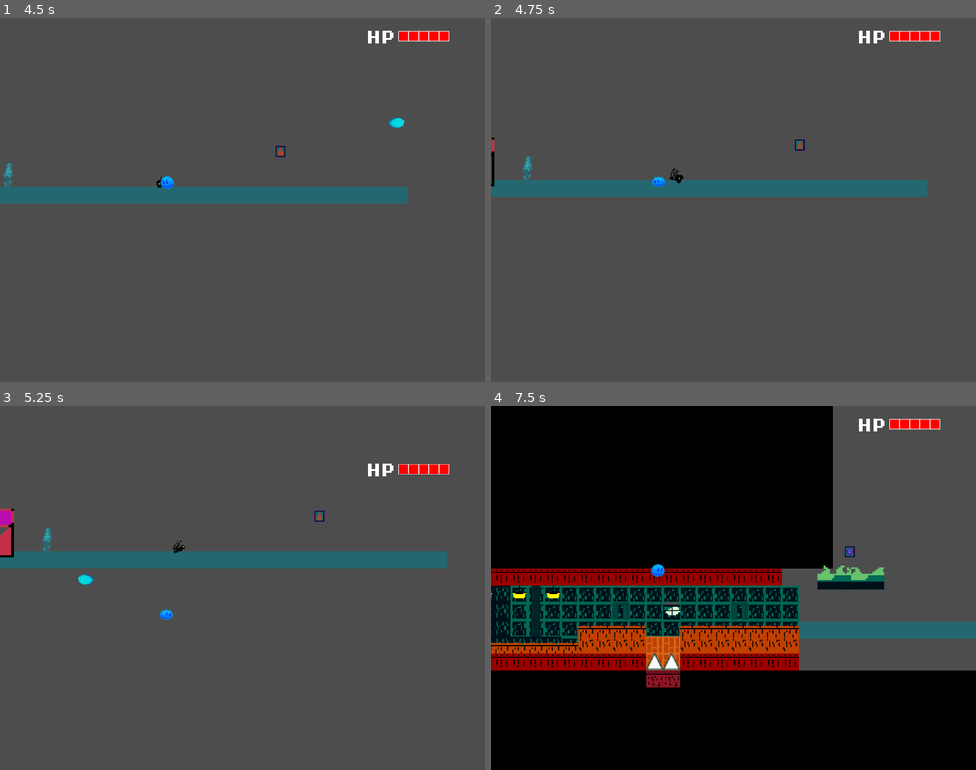
Above: before the commit, frames 1-4 (two rows, left to right).
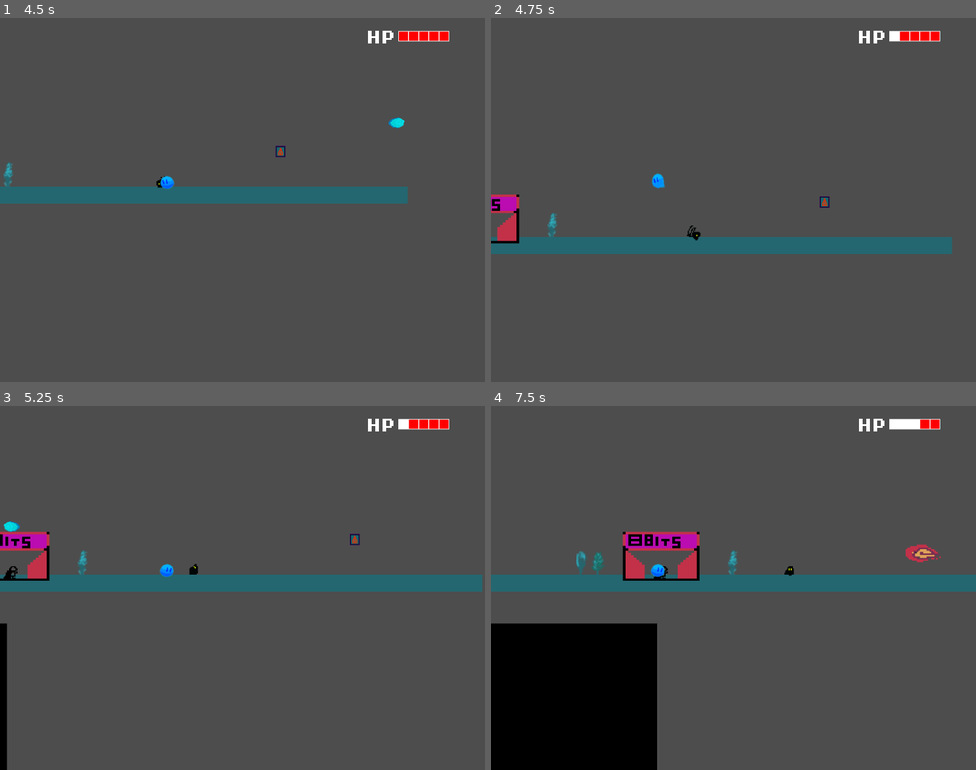
Above: after the commit, the same moments.

Repository: floriancaro/Jame-Gam-June-2024
Game: Godot game, scene res://scenes/main.tscn
Two runs of this game, one before a commit and one after it. Both use one fixed random seed, a clock stepped at 60 frames per second and the inputs below.
Inputs:
- Up to frame 1 (4.5 s): hold M (ability) 0.53-1.28 s; hold D (move_right) 0.53-2.03 s; tap Space (jump) at 0.77, 1.52, 3.02, 3.77 s; tap M (ability) at 1.35, 2.85, 4.35 s; hold A (move_left) 2.03-2.78 s; hold M (ability) 2.03-2.78 s; hold D (move_right) 2.78-4.28 s; hold M (ability) 3.53-4.28 s; hold A (move_left) from 4.28 s (still down)
- Up to frame 2 (4.75 s): keep holding A (move_left); tap Space (jump) at 4.52 s
- Up to frame 3 (5.25 s): release A (move_left) at 5.03 s; hold D (move_right) from 5.03 s (still down); hold M (ability) from 5.03 s (still down)
- Up to frame 4 (7.5 s): release D (move_right) at 5.78 s; release M (ability) at 5.78 s; hold A (move_left) 5.78-7.28 s; tap M (ability) at 5.85, 7.35 s; tap Space (jump) at 6.02, 6.77 s; hold M (ability) 6.53-7.28 s; hold D (move_right) from 7.28 s (still down)

Frame 1 is identical in both runs. In frame 2, 9.7% of the frame differs, in the area x 0-95%, y 3-65%; in frame 3, 11%; in frame 4, 71%, in the area x 0-100%, y 0-100%.

Commit message:
code player health

Diff:
--- a/scripts/health.gd
+++ b/scripts/health.gd
@@ -20,11 +20,21 @@
 func _process(delta):
 	if player.health >= 1:
 		sprite_hp1.visible = true
+	else:
+		sprite_hp1.visible = false
 	if player.health >= 2:
 		sprite_hp2.visible = true
+	else:
+		sprite_hp2.visible = false
 	if player.health >= 3:
 		sprite_hp3.visible = true
+	else:
+		sprite_hp3.visible = false
 	if player.health >= 4:
 		sprite_hp4.visible = true
+	else:
+		sprite_hp4.visible = false
 	if player.health >= 5:
 		sprite_hp5.visible = true
+	else:
+		sprite_hp5.visible = false
--- a/scripts/player.gd
+++ b/scripts/player.gd
@@ -86,13 +86,15 @@
 
 
 func hit():
+	health -= 1
+	if health == 0:
+		die()
+
+
+func die():
 	Engine.time_scale = 0.5
 	audio_death.play()
 	collision_shape.queue_free()
-	die()
-
-
-func die():
 	death_timer.start()
 
 
